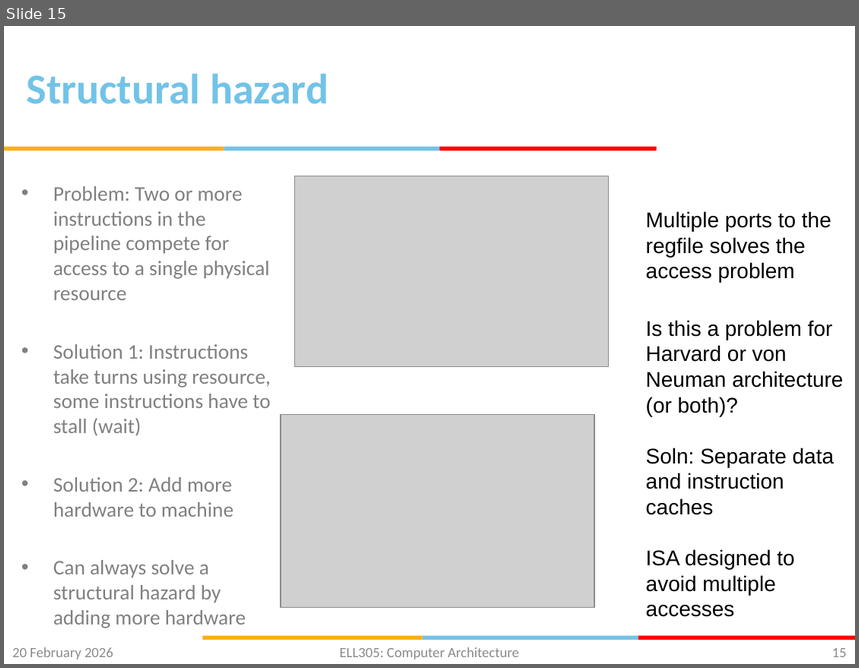
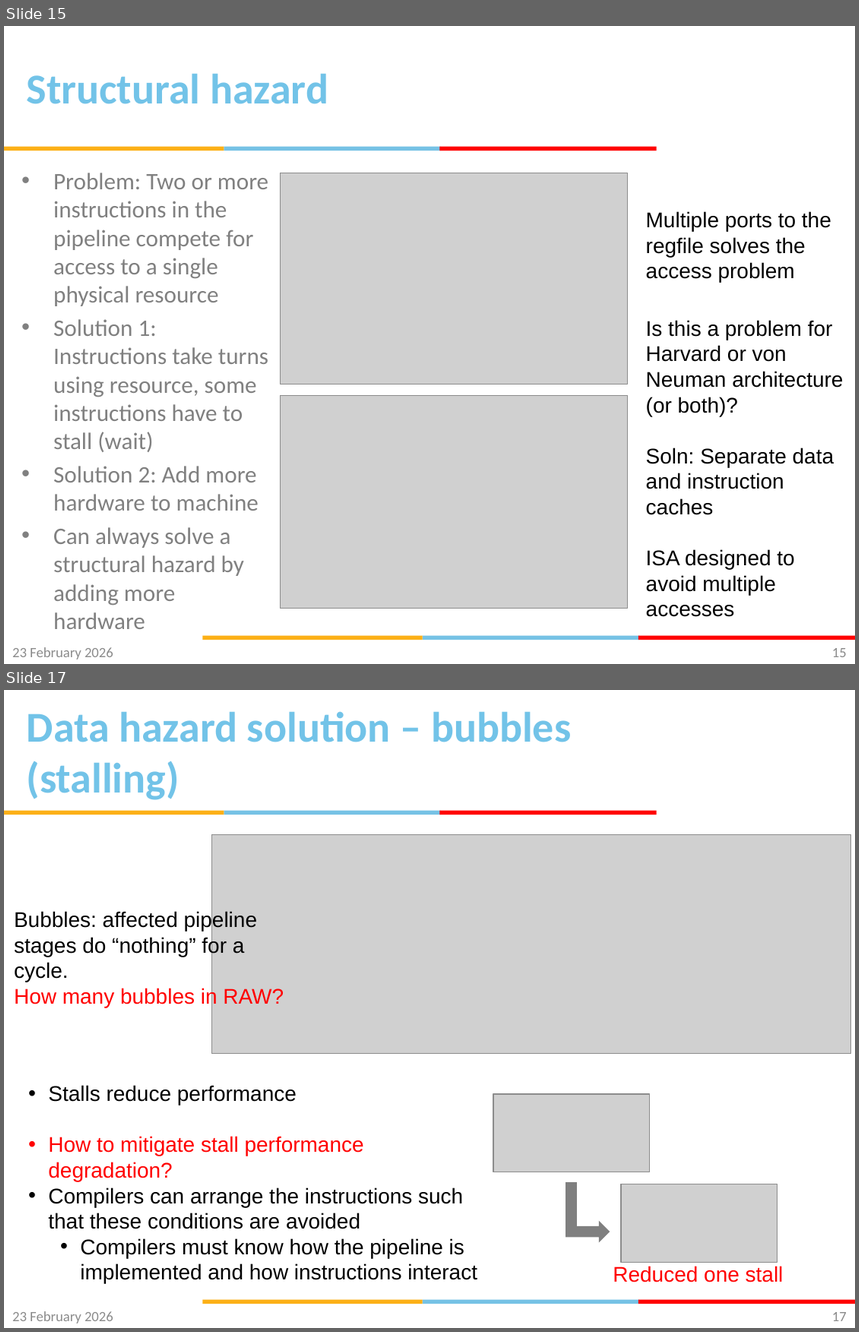
Before and after one commit to gsaurabhr-teaching/csf342-material, a slide deck: Lec-15-19-pipelined-cpu.pptx. Shown one above the other, each under a label of ours: slide 15 before the commit, slides 15 and 17 after it; the slides between them are not shown. The pictures are 859x668 and 859x1332 pixels, drawn with LibreOffice and Linux fonts; fonts in the diff are those of the drawing; grey boxes stand for pictures; background and template pictures are left out. Boxes give left, top, right and bottom in pixels: in the first picture for what was removed or moved away, otherwise in the second. Text is boxed around its words. In the diff, an @@ line names an element or a change of style, - is before the commit and + after.

Commit message:
structural and data hazards

```diff
--- a/Lec-15-19-pipelined-cpu.pptx
+++ b/Lec-15-19-pipelined-cpu.pptx
@@ slide 17 added at bbox=[4, 690, 855, 1328], background #FFFFFF; not listed: 6 template elements that a slide beside it also shows @@
@@ title added at bbox=[27, 711, 571, 800], 36 pt, text #72C3E8, bold @@
+Data hazard solution – bubbles (stalling)
@@ picture added at bbox=[211, 834, 851, 1053] @@
@@ text added at bbox=[14, 910, 284, 1008], 18 pt, text #000000 @@
+Bubbles: affected pipeline stages do “nothing” for a cycle.
+How many bubbles in RAW?
@@ text added at bbox=[48, 1085, 477, 1284], 18 pt, text #000000 @@
+• Stalls reduce performance
+• How to mitigate stall performance degradation?
+• Compilers can arrange the instructions such that these conditions are avoided
+  • Compilers must know how the pipeline is implemented and how instructions interact
@@ picture added at bbox=[493, 1094, 649, 1173] @@
@@ bent up arrow added at bbox=[566, 1182, 610, 1243], fill #000000 at 50% opacity @@
@@ picture added at bbox=[621, 1185, 777, 1263] @@
@@ text added at bbox=[613, 1266, 784, 1283], 18 pt, text #FF0000 @@
+Reduced one stall
@@ text added at bbox=[12, 1312, 113, 1324], 12 pt, text #8C8C8C @@
+23 February 2026
@@ page number added at bbox=[832, 1312, 847, 1322], 12 pt, text #898989 @@
+17
@@ slide 15 changed as well @@
@@ text "Problem: Two or more instructions ...": place and size @@
-text "Problem: Two or more instructions ..." at bbox=[53, 186, 271, 629]
+text "Problem: Two or more instructions ..." at bbox=[53, 173, 268, 629]
@@ text "Problem: Two or more instructions ..." at bbox=[53, 173, 268, 629]: size 17.6 to 20 pt @@
@@ picture: place and size @@
-picture at bbox=[295, 176, 609, 366]
+picture at bbox=[281, 173, 628, 385]
@@ picture: place and size @@
-picture at bbox=[281, 415, 595, 607]
+picture at bbox=[280, 395, 627, 609]
@@ text at bbox=[12, 648, 113, 660]: text changed @@
-20 February 2026
+23 February 2026
@@ text removed at bbox=[340, 648, 519, 660] @@
-ELL305: Computer Architecture
```
Also in this commit, not shown: 14 other slides changed, 4 other slides added.
